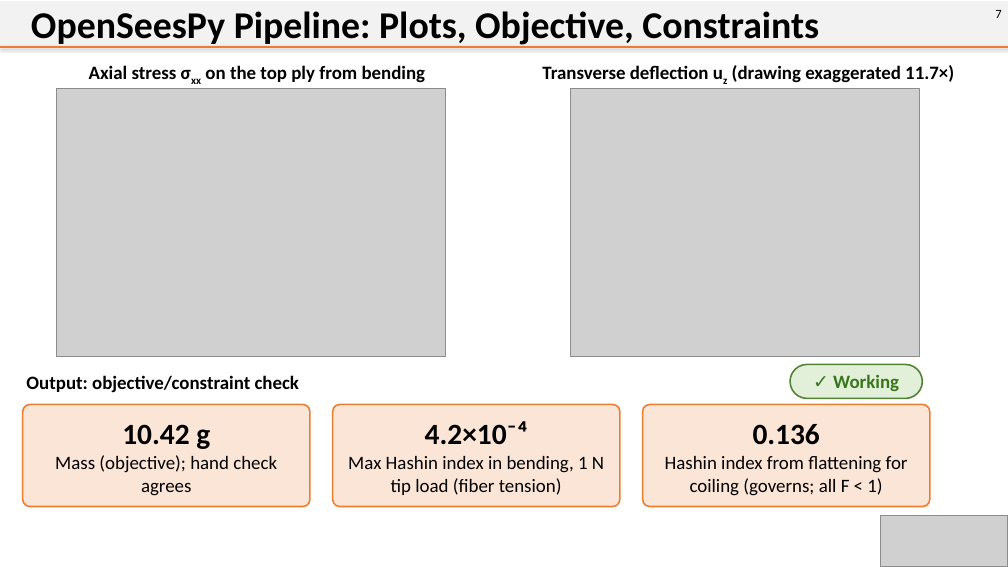
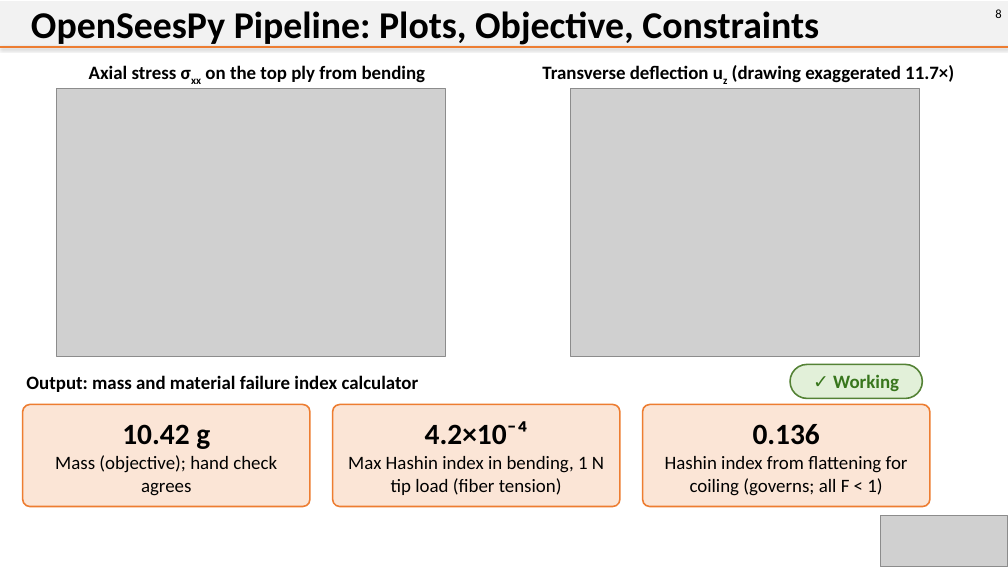
Before and after one commit to citgitfr/BenazzoVenkatadri_ThinShellSims, a slide deck: slide 8 of Lab Report 3/Lab Report 3 Demonstration of Agent System.pptx (slide 7 before the commit). Drawn at 1008x567 pixels with LibreOffice and Linux fonts; fonts in the diff are those of the drawing; grey boxes stand for pictures. Boxes give left, top, right and bottom in pixels: in the first picture for what was removed or moved away, otherwise in the second. Text is boxed around its words. In the diff, an @@ line names an element or a change of style, - is before the commit and + after.

```diff
--- a/Lab Report 3/Lab Report 3 Demonstration of Agent System.pptx
+++ b/Lab Report 3/Lab Report 3 Demonstration of Agent System.pptx
@@ text at [995, 9, 1001, 18]: text changed @@
-7
+8
@@ text at [26, 375, 419, 392]: text changed @@
-Output: objective/constraint check
+Output: mass and material failure index calculator
```
Also in this commit, not shown: 12 other slides changed, 1 slide added, 9 other files.
